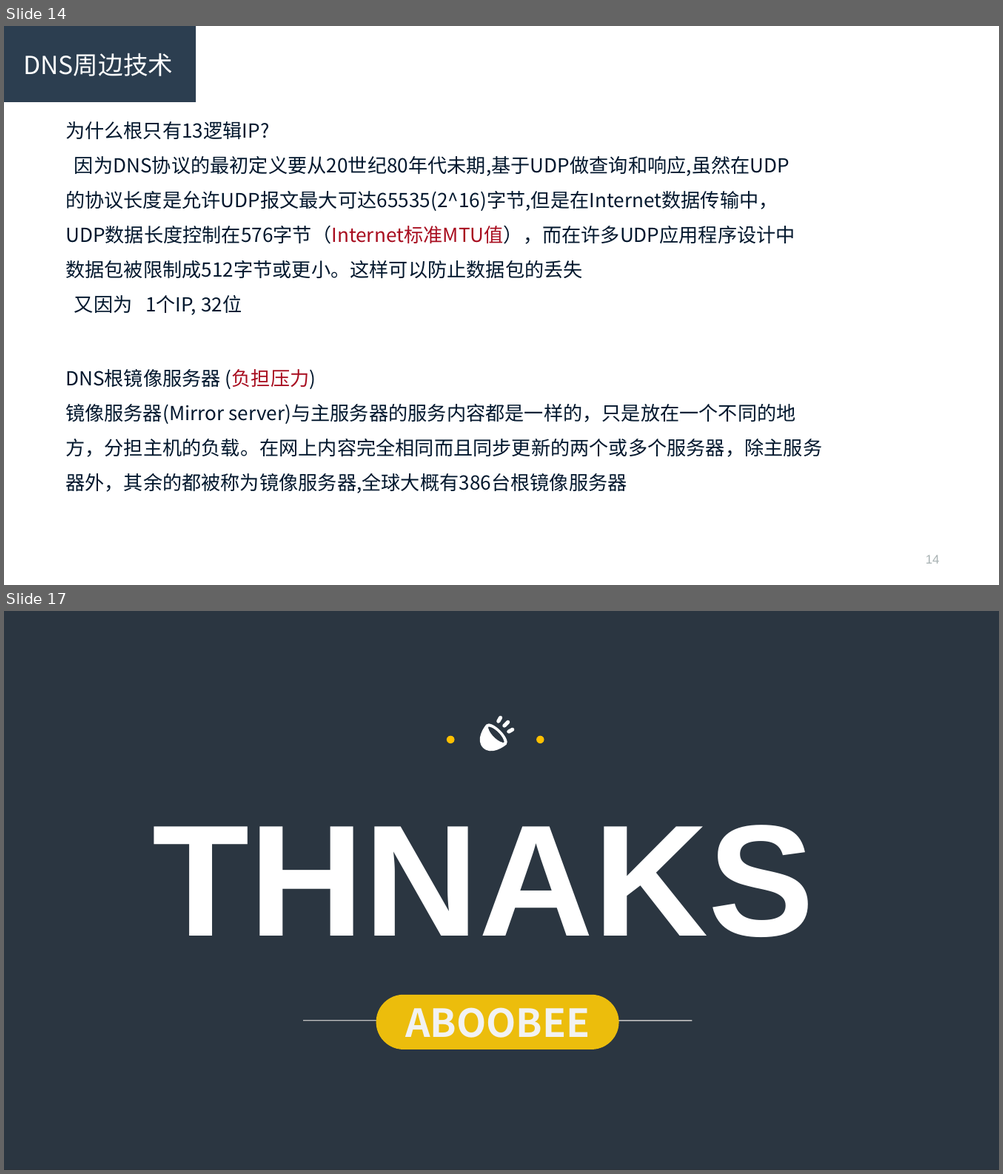
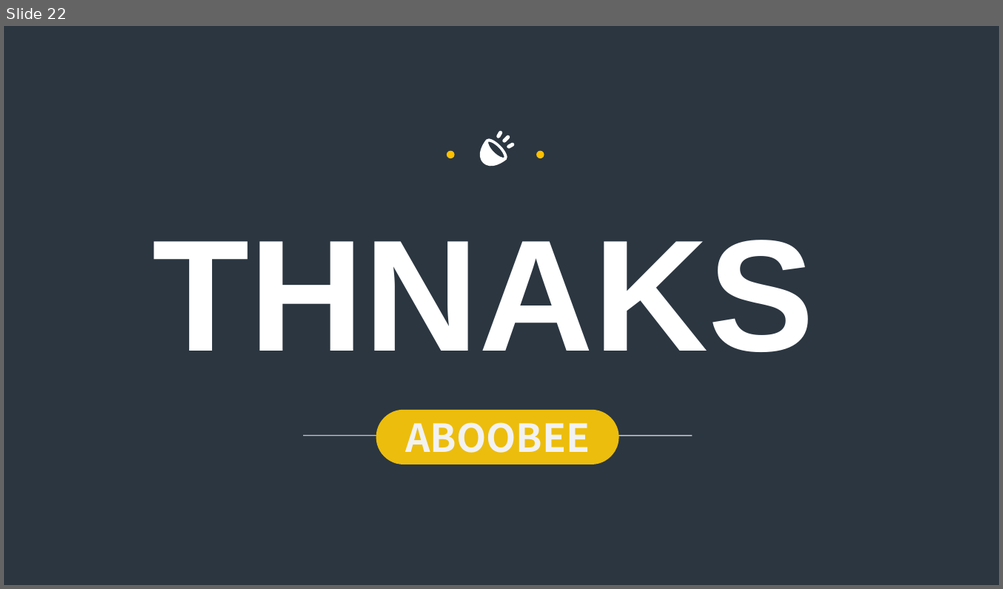
Before and after one commit to R-Lin/Simple_scripts, a slide deck: dns.ppt. Shown one above the other, each under a label of ours: slides 14 and 17 before the commit, slide 22 after it; the slides between them are not shown. The pictures are 1003x1174 and 1003x589 pixels, drawn with LibreOffice and Linux fonts; fonts in the diff are those of the drawing; background and template pictures are left out; a plain dark background stands for a picture behind light text. Boxes give left, top, right and bottom in pixels: in the first picture for what was removed or moved away, otherwise in the second. Text is boxed around its words. In the diff, an @@ line names an element or a change of style, - is before the commit and + after.

```diff
--- a/dns.ppt
+++ b/dns.ppt
@@ slide 14 removed at [4, 26, 999, 585], background #FFFFFF @@
@@ rectangle removed at [4, 26, 196, 101] @@
-DNS周边技术
@@ text removed at [65, 121, 795, 315] @@
-为什么根只有13逻辑IP?
-因为DNS协议的最初定义要从20世纪80年代未期,基于UDP做查询和响应,虽然在UDP的协议长度是允许UDP报文最大可达65535(2^16)字节,但是在Internet数据传输中，UDP数据长度控制在576字节（Internet标准MTU值），而在许多UDP应用程序设计中数据包被限制成512字节或更小。这样可以防止数据包的丢失
-又因为 1个IP, 32位
@@ text removed at [65, 369, 822, 494] @@
-DNS根镜像服务器 (负担压力)
-镜像服务器(Mirror server)与主服务器的服务内容都是一样的，只是放在一个不同的地方，分担主机的负载。在网上内容完全相同而且同步更新的两个或多个服务器，除主服务器外，其余的都被称为镜像服务器,全球大概有386台根镜像服务器
@@ page number removed at [925, 555, 939, 564] @@
-14
@@ what was slide 17 is now slide 22 @@
```
Also in this commit, not shown: 10 slides changed, 11 slides added, 4 other slides removed.
